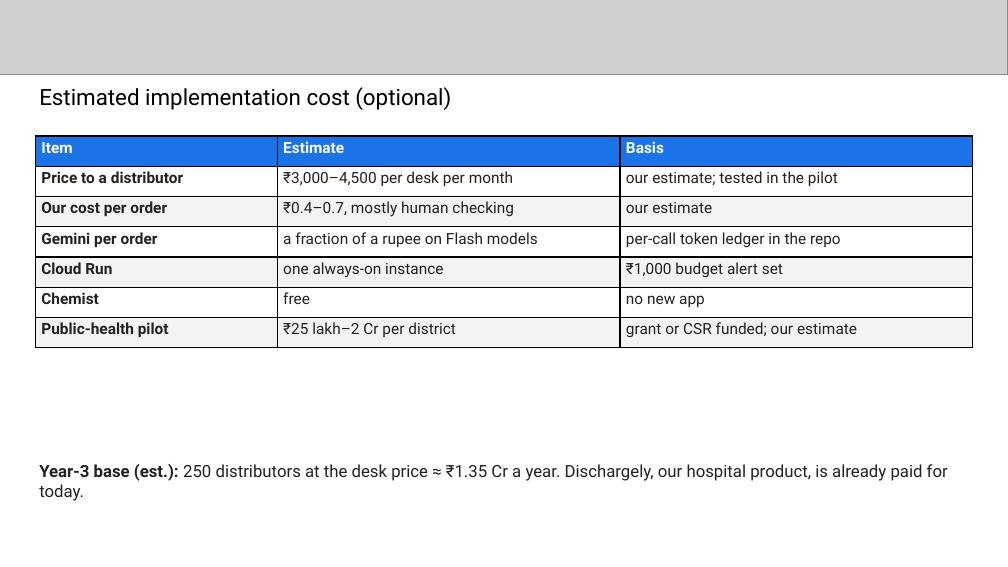
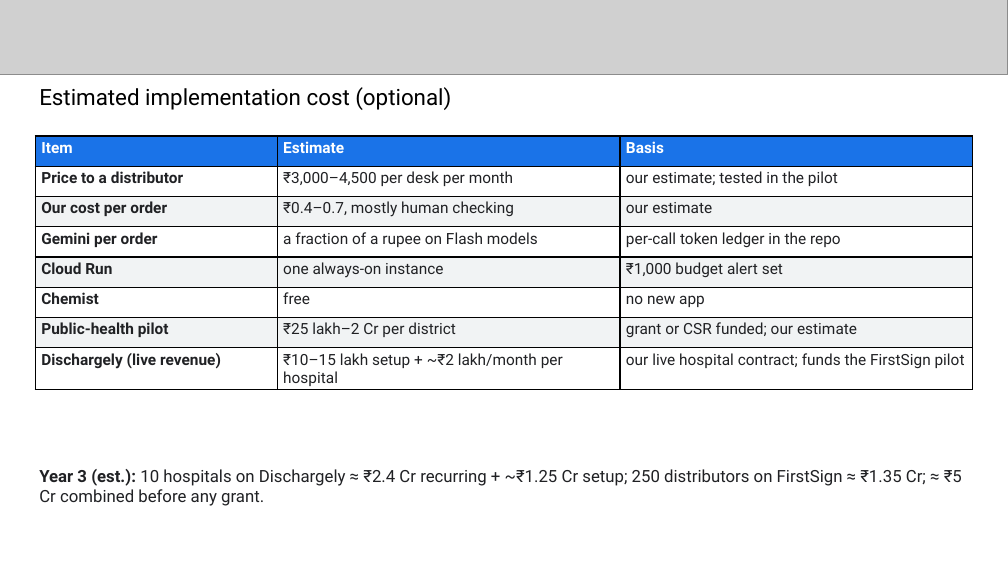
Before and after one commit to thebigsurf/firstsign-buildathon, a slide deck: slide 9 of docs/submission/FirstSign_Final_Submission.pptx. Drawn at 1008x567 pixels with LibreOffice and Linux fonts; fonts in the diff are those of the drawing; grey boxes stand for pictures. Boxes give left, top, right and bottom in pixels: in the first picture for what was removed or moved away, otherwise in the second. Text is boxed around its words. In the diff, an @@ line names an element or a change of style, - is before the commit and + after.

Commit message:
Decks: Dischargely as the live revenue line, combined year-3 view, hospital volume chart

```diff
--- a/docs/submission/FirstSign_Final_Submission.pptx
+++ b/docs/submission/FirstSign_Final_Submission.pptx
@@ table at bbox=[35, 136, 973, 390] @@
+row 8: Dischargely (live revenue) | ₹10–15 lakh setup + ~₹2 lakh/month per hospital | our live hospital contract; funds the FirstSign pilot
@@ text at bbox=[39, 469, 962, 506]: text changed @@
-Year-3 base (est.): 250 distributors at the desk price ≈ ₹1.35 Cr a year. Dischargely, our hospital product, is already paid for today.
+Year 3 (est.): 10 hospitals on Dischargely ≈ ₹2.4 Cr recurring + ~₹1.25 Cr setup; 250 distributors on FirstSign ≈ ₹1.35 Cr; ≈ ₹5 Cr combined before any grant.
```
Also in this commit, not shown: 2 other slides changed, 11 other files.
